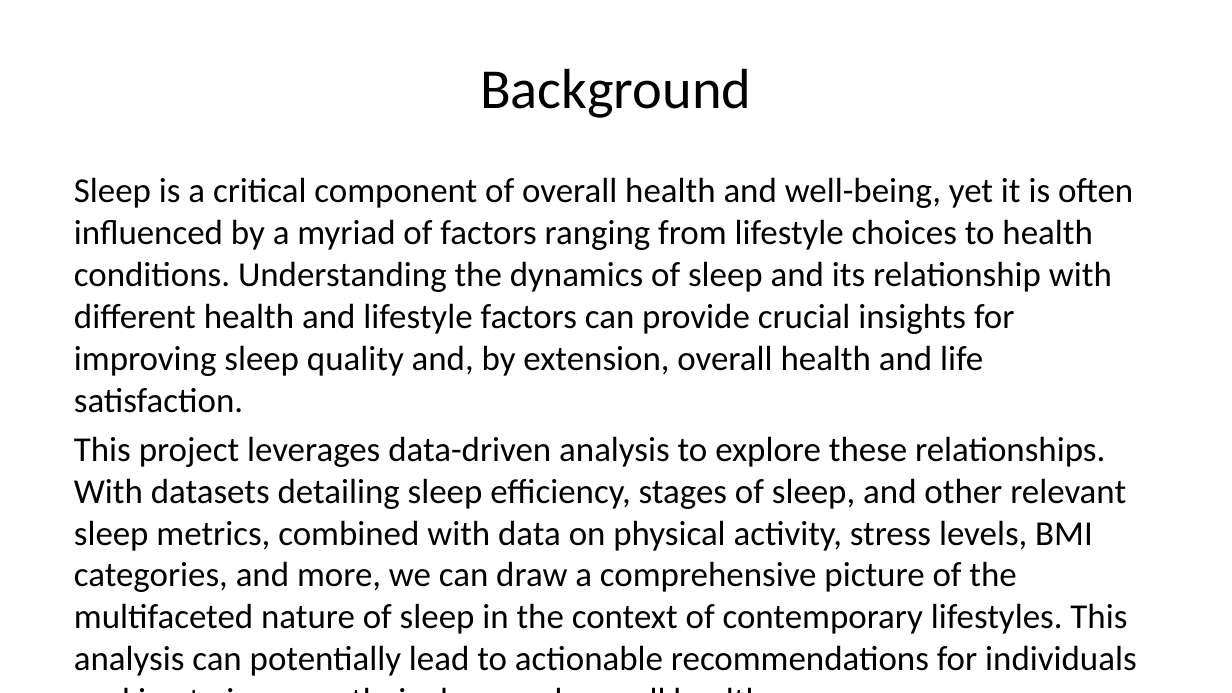
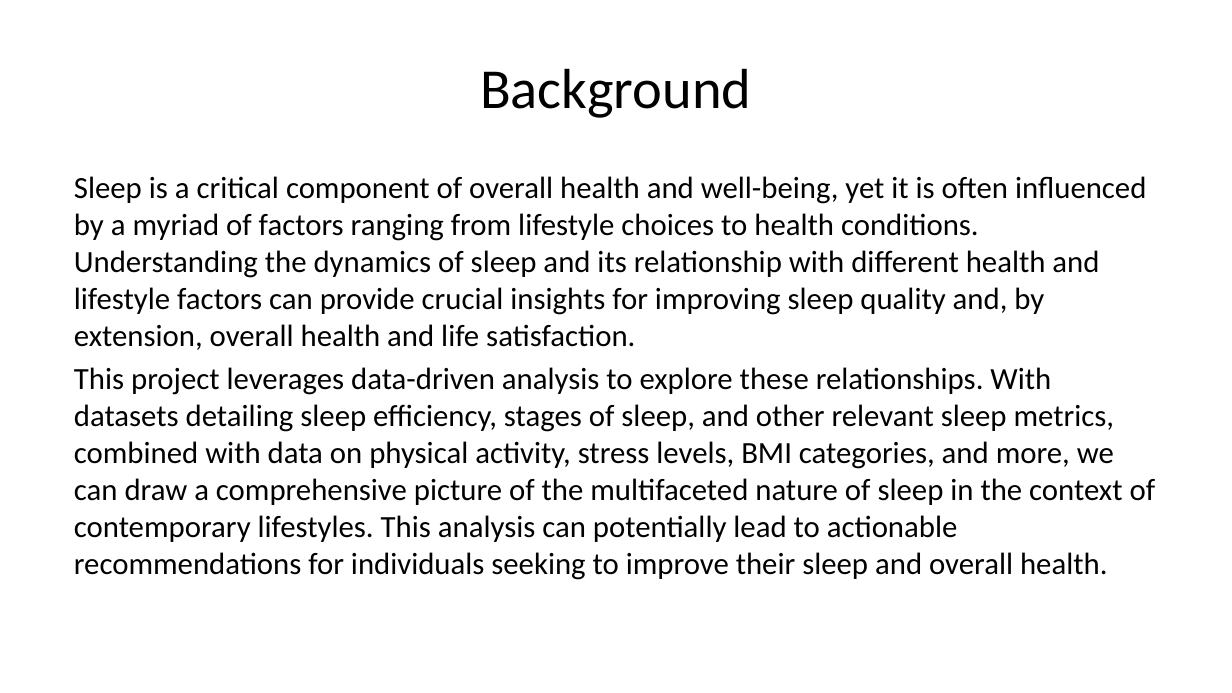
Before and after one commit to Sarah-Alshumayri/Data_Sciences_PPT, a slide deck: slide 3 of Progress_Presentation.pptx. Drawn at 1232x693 pixels with LibreOffice and Linux fonts; fonts in the diff are those of the drawing. Boxes give left, top, right and bottom in pixels: in the first picture for what was removed or moved away, otherwise in the second. Text is boxed around its words. In the diff, an @@ line names an element or a change of style, - is before the commit and + after.

```diff
--- a/Progress_Presentation.pptx
+++ b/Progress_Presentation.pptx
@@ text "Sleep is a critical component ..." at <box>74,176,1156,580</box>: size 20.4 to 18 pt @@
```
Also in this commit, not shown: 5 other slides changed, 1 slide added, 1 slide removed, 2 other files.
